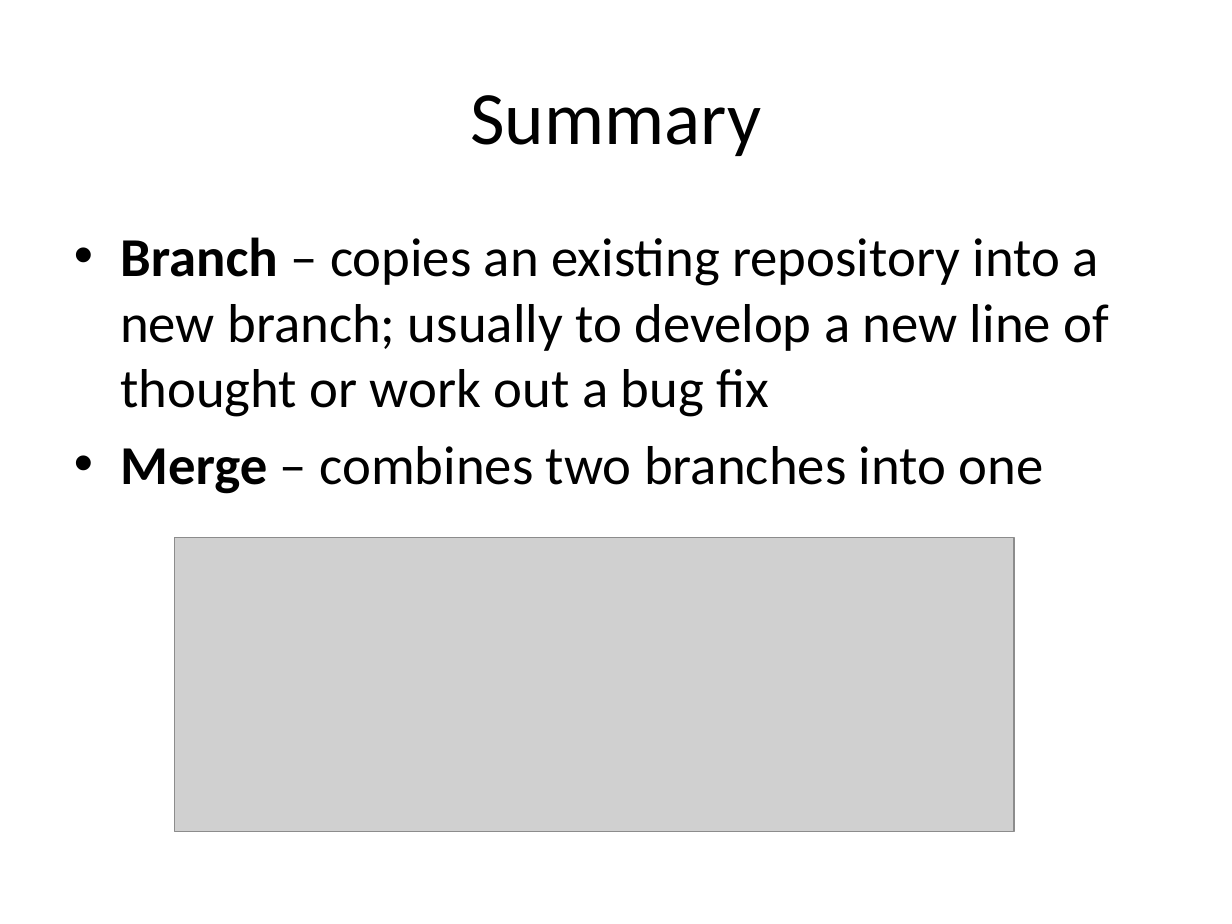
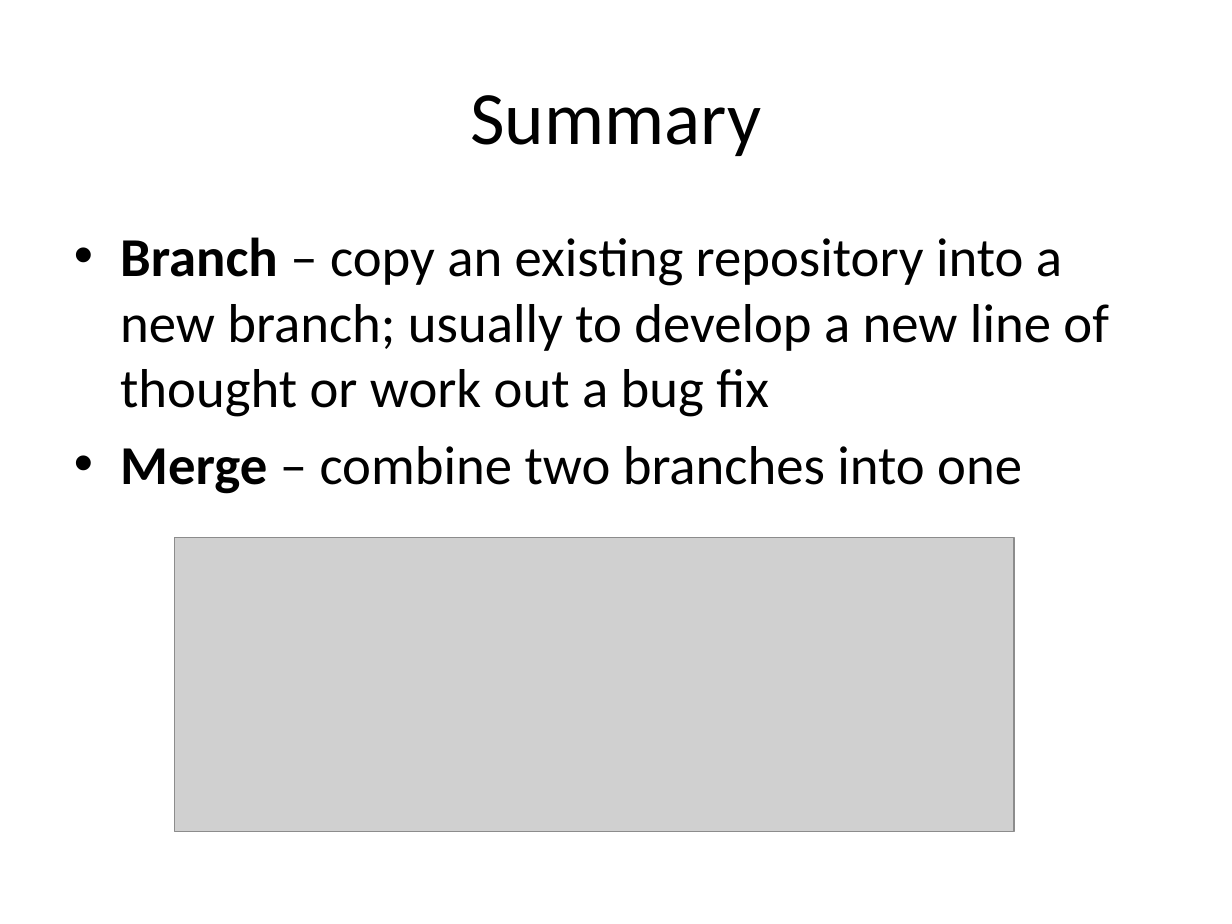
Before and after one commit to heejong/HostPC, a slide deck: slide 41 of Getting Started/Getting Started with Github.pptx. Drawn at 1232x924 pixels with LibreOffice and Linux fonts; fonts in the diff are those of the drawing; grey boxes stand for pictures. Boxes give left, top, right and bottom in pixels: in the first picture for what was removed or moved away, otherwise in the second. Text is boxed around its words. In the diff, an @@ line names an element or a change of style, - is before the commit and + after.

```diff
--- a/Getting Started/Getting Started with Github.pptx
+++ b/Getting Started/Getting Started with Github.pptx
@@ text at (120,237,1109,494): text changed @@
-• Branch – copies an existing repository into a new branch; usually to develop a new line of thought or work out a bug fix
-• Merge – combines two branches into one
+• Branch – copy an existing repository into a new branch; usually to develop a new line of thought or work out a bug fix
+• Merge – combine two branches into one
```
Also in this commit, not shown: 3 other slides changed, 3 slides added, 4 slides removed, 4 other files.
